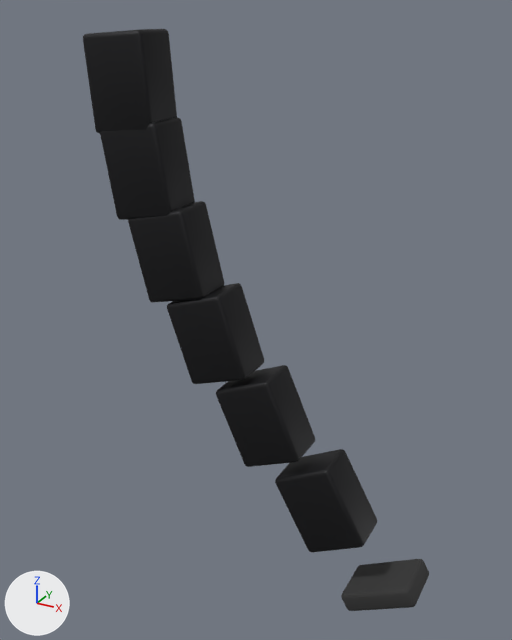
Before and after pictures for a commit that changed the FBX model SourceArt/Models/SM_ExtMag.fbx.
Camera for both pictures: a 50 mm camera at (0.247, -0.312, 0.036) aimed at (0.071, 0.007, -0.124). Lighting does not change. The marker at lower left points along +X, +Y and +Z. The first picture is the older version. Where no turn or scale is listed for an object, it has been applied to the vertices.

In view in the first picture: 'SM_ExtMag'.
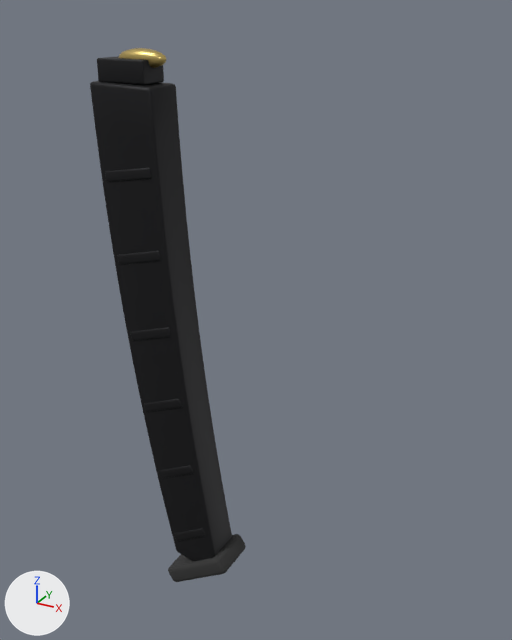
Changed parts and their boxes (x1, y1, x2, y2) in the pictures (512 x 640 px; the box of a moved part takes in the faces that stretch with it):
'SM_ExtMag', reshaped (55% narrower, 8% shorter)
    before: (83, 29, 429, 611)
    after: (90, 48, 246, 582)
part 1 of me_sm_extmag_001, moved or reshaped
    before: (100, 117, 195, 220)
    after: (105, 168, 152, 182)
part 2 of me_sm_extmag_001, moved or reshaped
    before: (128, 201, 224, 302)
    after: (117, 251, 161, 264)
part 3 of me_sm_extmag_001, moved or reshaped
    before: (167, 283, 264, 384)
    after: (130, 327, 171, 341)
part 4 of me_sm_extmag_001, moved or reshaped
    before: (216, 365, 315, 467)
    after: (144, 399, 182, 412)
part 5 of me_sm_extmag_001, moved or reshaped
    before: (341, 559, 429, 611)
    after: (158, 465, 194, 478)
part 6 of me_sm_extmag_001, moved or reshaped
    before: (275, 449, 377, 552)
    after: (173, 528, 206, 541)
part 7 of me_sm_extmag_001, added
    after: (168, 534, 246, 582)
part 8 of me_sm_extmag_001, moved or reshaped
    before: (83, 29, 177, 133)
    after: (97, 56, 164, 85)
part 9 of me_sm_extmag_001, added (yellow)
    after: (118, 48, 167, 68)
part 10 of me_sm_extmag_001, added (black)
    after: (90, 81, 232, 561)

The change, as a diff of the scene's bpy script:
```diff
--- a/SourceArt/Models/SM_ExtMag.fbx.py
+++ b/SourceArt/Models/SM_ExtMag.fbx.py
@@ me_sm_extmag_001 @@
-me_sm_extmag_001.from_pydata(...)  # 672 vertices, 686 faces; spans x -0.021..0.182, y -0.015..0.015, z -0.286..0.026
+me_sm_extmag_001.from_pydata(...)  # 1238 vertices, 1250 faces; spans x -0.019..0.06, y -0.015..0.015, z -0.321..0.017
+# me_sm_extmag_001 part 1: the loose piece of 96 vertices spanning x -0.014..0.03, y -0.013..0.013, z -0.072..-0.018 is multiplied about its middle by the matrix ((0.844, 0.0, 0.117), (0.0, 1.045, 0.0), (0.122, 0.0, 0.123)), then moved by (-0.005, 0.0, -0.001)
+# me_sm_extmag_001 part 2: the loose piece of 96 vertices spanning x 0.0..0.048, y -0.013..0.013, z -0.118..-0.062 is multiplied about its middle by the matrix ((0.807, 0.0, 0.176), (0.0, 1.045, 0.0), (0.17, 0.0, 0.147)), then moved by (-0.018, 0.0, -0.002)
+# me_sm_extmag_001 part 3: the loose piece of 96 vertices spanning x 0.023..0.074, y -0.013..0.013, z -0.164..-0.106 is multiplied about its middle by the matrix ((0.758, 0.0, 0.227), (0.0, 1.045, 0.0), (0.21, 0.0, 0.177)), then moved by (-0.038, 0.0, -0.003)
+# me_sm_extmag_001 part 4: the loose piece of 96 vertices spanning x 0.055..0.108, y -0.013..0.013, z -0.21..-0.15 is multiplied about its middle by the matrix ((0.699, 0.0, 0.268), (0.0, 1.045, 0.0), (0.24, 0.0, 0.212)), then moved by (-0.064, 0.0, -0.005)
+# me_sm_extmag_001 part 5: the loose piece of 96 vertices spanning x 0.138..0.182, y -0.015..0.015, z -0.286..-0.254 is scaled about its middle by (0.669, 0.893, 0.577), then moved by (-0.136, 0.0, 0.039), in mat_m_darksteel (black #272729)
+# me_sm_extmag_001 part 6: the loose piece of 96 vertices spanning x 0.093..0.149, y -0.013..0.013, z -0.255..-0.195 is multiplied about its middle by the matrix ((0.587, 0.0, 0.264), (0.0, 1.045, 0.0), (0.292, 0.0, 0.264)), then moved by (-0.089, 0.0, -0.052)
+# me_sm_extmag_001 part 7: the loose piece of 96 vertices spanning x 0.138..0.182, y -0.015..0.015, z -0.286..-0.254 is copied, and the copy is multiplied about its middle by the matrix ((1.062, 0.0, 0.015), (0.0, 0.981, 0.0), (0.123, 0.0, 0.991)), then moved by (-0.123, 0.0, -0.034); it spans x 0.014..0.06, y -0.015..0.015, z -0.321..-0.287
+# me_sm_extmag_001 part 8: the loose piece of 96 vertices spanning x -0.021..0.021, y -0.013..0.013, z -0.026..0.026 is multiplied about its middle by the matrix ((0.817, 0.0, 0.057), (0.0, 0.725, 0.0), (-0.016, 0.0, 0.23)), then moved by (0.0, 0.0, 0.006)
+# me_sm_extmag_001 part 9: a new loose piece, a UV sphere (20 segments, 10 rings, poles along z) spanning x -0.007..0.023, y -0.005..0.005, z 0.007..0.017, in mat_m_brass (yellow #cbb36c)
+# me_sm_extmag_001 part 10: a new loose piece of 288 vertices spanning x -0.019..0.053, y -0.012..0.012, z -0.303..0.0, in mat_m_darksteel (black #272729)
 me_sm_extmag_001.materials.append(mat_m_darksteel)
 me_sm_extmag_001.materials.append(mat_m_blackpolymer)
+me_sm_extmag_001.materials.append(mat_m_brass)  # yellow #cbb36c
```
